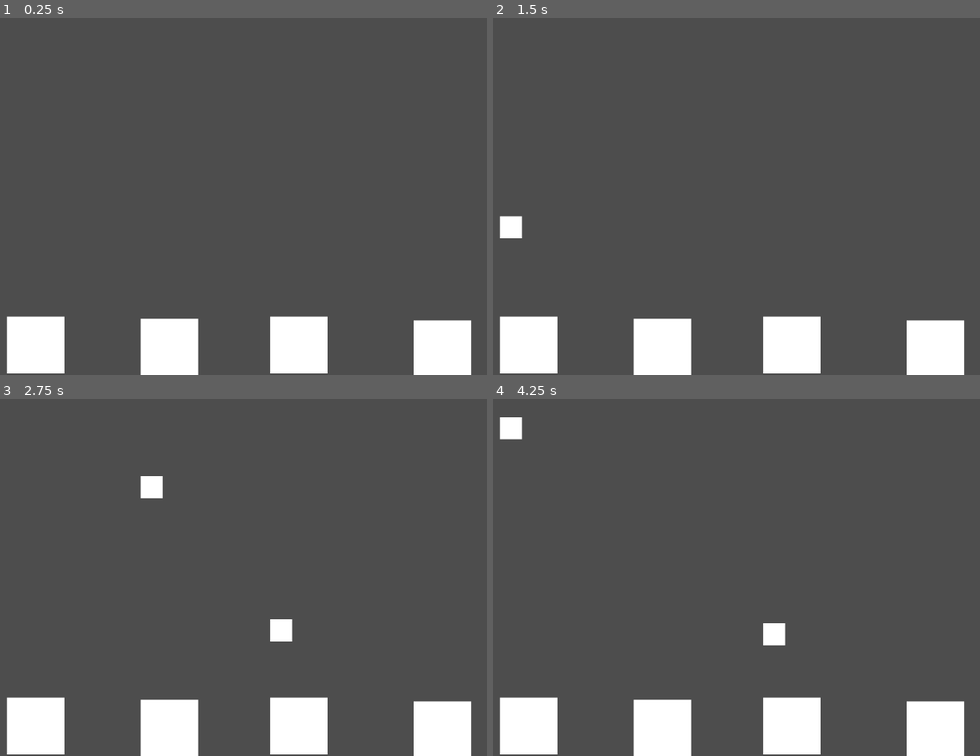
Above: before the commit, frames 1-4 (two rows, left to right).
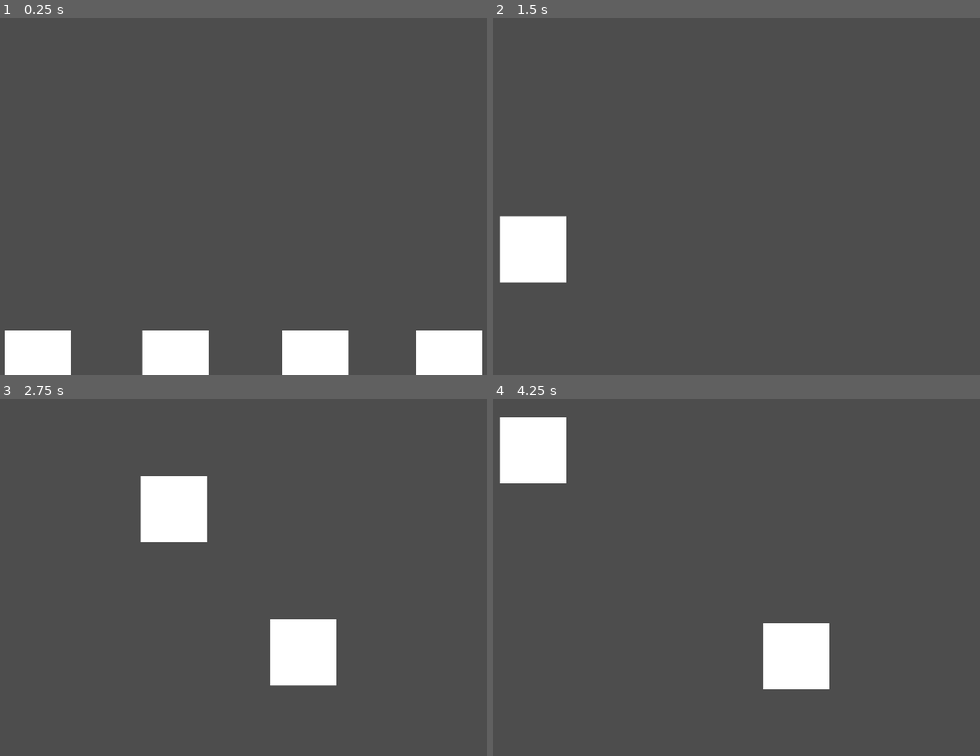
Above: after the commit, the same moments.

Repository: eugeama/mundial-gillig-lesertesseur
Game: Godot game, scene res://scenes/level.tscn
Two runs of this game, one before a commit and one after it. Both use one fixed random seed, a clock stepped at 60 frames per second and the inputs below.
Inputs:
- Up to frame 1 (0.25 s): no input
- Up to frame 2 (1.5 s): tap D (dKey) at 0.6, 1.35 s
- Up to frame 3 (2.75 s): tap F (fKey) at 2.1 s; tap D (dKey) at 2.3 s
- Up to frame 4 (4.25 s): tap J (jKey) at 2.85 s; tap D (dKey) at 3.05, 3.8 s; tap K (kKey) at 3.6 s

The runs differ from the first frame. In frame 1, 3.6% of the frame differs, in the area x 0-100%, y 83-100%; in frame 2, 9.8%; in frame 3, 12%, in the area x 1-97%, y 21-100%; in frame 4, 12%.
Error before the commit: Parse Error: Too few arguments for "get_node()" call. Expected at least 1 but received 0. (res://scripts/level.gd:23)

Commit message:
se agregaron hitzones

Diff:
--- a/scenes/hitZones.tscn
+++ b/scenes/hitZones.tscn
@@ -1,59 +1,19 @@
 [gd_scene format=3 uid="uid://cxvgwy4p7jnio"]
 
 [ext_resource type="Script" uid="uid://c2nry8r1b1qx8" path="res://scripts/hit_zones.gd" id="1_1wc37"]
-
-[sub_resource type="RectangleShape2D" id="RectangleShape2D_ms6gx"]
-size = Vector2(103, 106.5)
+[ext_resource type="PackedScene" uid="uid://5y24benh4njx" path="res://scenes/note.tscn" id="2_rldgq"]
 
 [node name="HitZones" type="Node2D" unique_id=1552270386]
 script = ExtResource("1_1wc37")
 
-[node name="d" type="Area2D" parent="." unique_id=1491739062]
+[node name="Note" parent="." unique_id=598540474 instance=ExtResource("2_rldgq")]
+position = Vector2(144, 467)
 
-[node name="CollisionShape2D" type="CollisionShape2D" parent="d" unique_id=650178491]
-position = Vector2(200.5, 592.25)
-shape = SubResource("RectangleShape2D_ms6gx")
+[node name="Note2" parent="." unique_id=1727811052 instance=ExtResource("2_rldgq")]
+position = Vector2(393, 467)
 
-[node name="ColorRect" type="ColorRect" parent="d" unique_id=1906386871]
-offset_left = 148.0
-offset_top = 542.0
-offset_right = 252.0
-offset_bottom = 645.0
-metadata/_edit_use_anchors_ = true
+[node name="Note3" parent="." unique_id=261411264 instance=ExtResource("2_rldgq")]
+position = Vector2(646, 467)
 
-[node name="f" type="Area2D" parent="." unique_id=896991094]
-
-[node name="CollisionShape2D" type="CollisionShape2D" parent="f" unique_id=2057867157]
-position = Vector2(443, 599)
-shape = SubResource("RectangleShape2D_ms6gx")
-
-[node name="j" type="Area2D" parent="." unique_id=2001350832]
-
-[node name="CollisionShape2D" type="CollisionShape2D" parent="j" unique_id=1891231396]
-position = Vector2(679, 594)
-shape = SubResource("RectangleShape2D_ms6gx")
-
-[node name="k" type="Area2D" parent="." unique_id=71262950]
-
-[node name="CollisionShape2D" type="CollisionShape2D" parent="k" unique_id=2095681526]
-position = Vector2(929, 601)
-shape = SubResource("RectangleShape2D_ms6gx")
-
-[node name="ColorRect" type="ColorRect" parent="." unique_id=904285115]
-offset_left = 390.0
-offset_top = 546.0
-offset_right = 494.0
-offset_bottom = 649.0
-
-[node name="ColorRect2" type="ColorRect" parent="." unique_id=975763490]
-offset_left = 624.0
-offset_top = 542.0
-offset_right = 728.0
-offset_bottom = 645.0
-metadata/_edit_use_anchors_ = true
-
-[node name="ColorRect3" type="ColorRect" parent="." unique_id=43131638]
-offset_left = 884.0
-offset_top = 549.0
-offset_right = 988.0
-offset_bottom = 652.0
+[node name="Note4" parent="." unique_id=589798924 instance=ExtResource("2_rldgq")]
+position = Vector2(888, 467)
--- a/scenes/note.tscn
+++ b/scenes/note.tscn
@@ -5,13 +5,39 @@
 [sub_resource type="RectangleShape2D" id="RectangleShape2D_t3yvt"]
 size = Vector2(40, 40)
 
+[sub_resource type="RectangleShape2D" id="RectangleShape2D_1bnk6"]
+
+[sub_resource type="RectangleShape2D" id="RectangleShape2D_43c4j"]
+
+[sub_resource type="RectangleShape2D" id="RectangleShape2D_njo4t"]
+
 [node name="Note" type="Area2D" unique_id=598540474]
 script = ExtResource("1_t3yvt")
 
 [node name="ColorRect" type="ColorRect" parent="." unique_id=1408016082]
 offset_right = 40.0
 offset_bottom = 40.0
+scale = Vector2(3, 3)
 
-[node name="CollisionShape2D" type="CollisionShape2D" parent="." unique_id=573823143]
-position = Vector2(20, 20)
+[node name="barely" type="CollisionShape2D" parent="." unique_id=573823143]
+position = Vector2(60.000008, 60)
+scale = Vector2(3, 3)
 shape = SubResource("RectangleShape2D_t3yvt")
+debug_color = Color(0.8627451, 0, 0, 0.41960785)
+
+[node name="good" type="CollisionShape2D" parent="." unique_id=1307492079]
+position = Vector2(60, 60)
+scale = Vector2(4.912996, 4.7972755)
+shape = SubResource("RectangleShape2D_1bnk6")
+debug_color = Color(0.8269499, 0.39701223, 0, 0.41960785)
+
+[node name="great" type="CollisionShape2D" parent="." unique_id=508568699]
+position = Vector2(60, 60)
+scale = Vector2(3.359999, 3.5117092)
+shape = SubResource("RectangleShape2D_43c4j")
+debug_color = Color(0, 0.37688804, 0.9158007, 0.41960785)
+
+[node name="perfect" type="CollisionShape2D" parent="." unique_id=1106920076]
+position = Vector2(60, 60)
+scale = Vector2(2.016125, 2.009693)
+shape = SubResource("RectangleShape2D_njo4t")
--- a/scripts/level.gd
+++ b/scripts/level.gd
@@ -20,9 +20,10 @@
 	input()
 
 func input():
-	var zone = hitZones.get_node()
-	if Input.is_action_just_pressed("dKey") and checkHit(zone):
-		print("input() -> hit")
+	#var zone = hitZones.get_node()
+	#if Input.is_action_just_pressed("dKey") and checkHit(zone):
+		#print("input() -> hit")
+	pass
 
 func checkHit(zone: Area2D):
 	var hit = false
